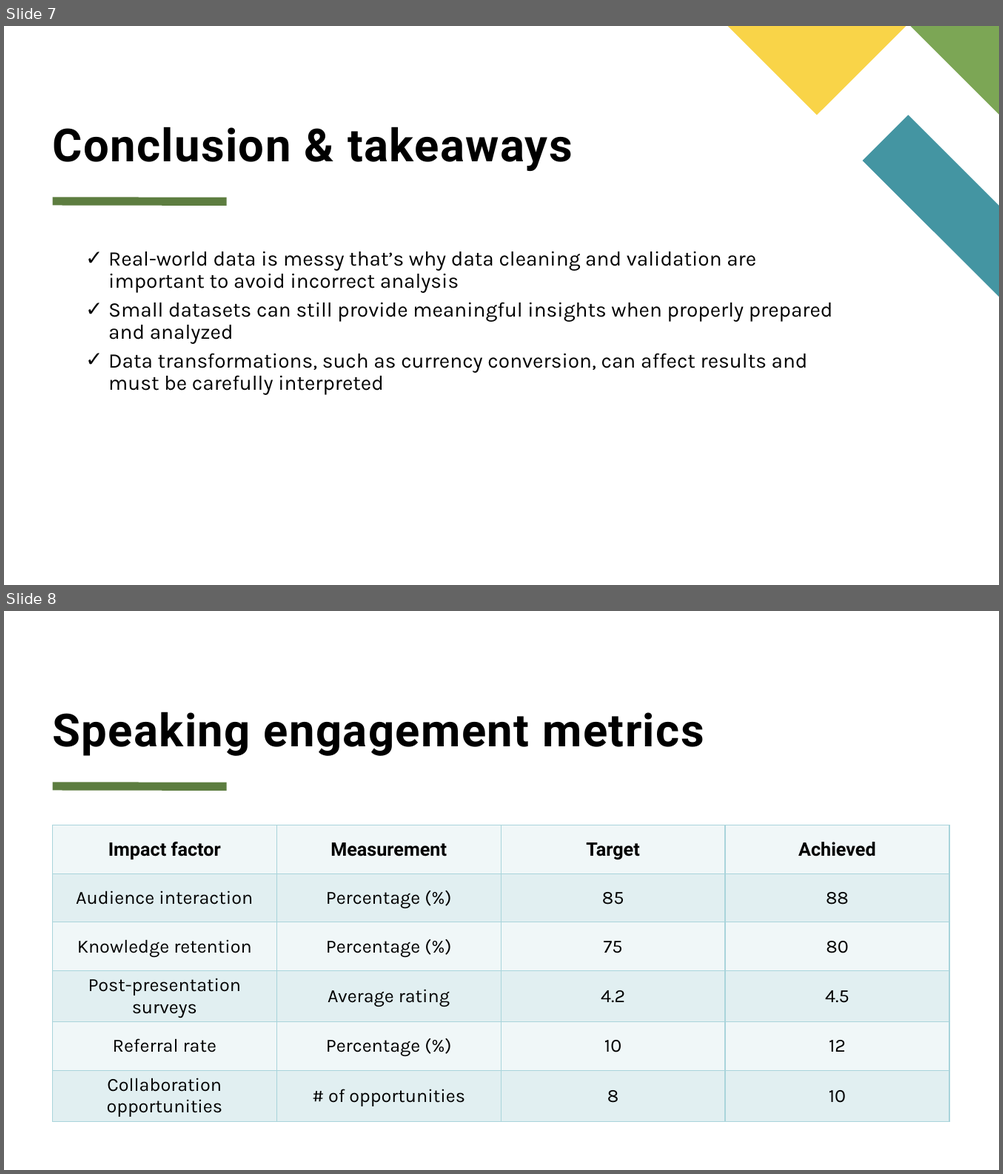
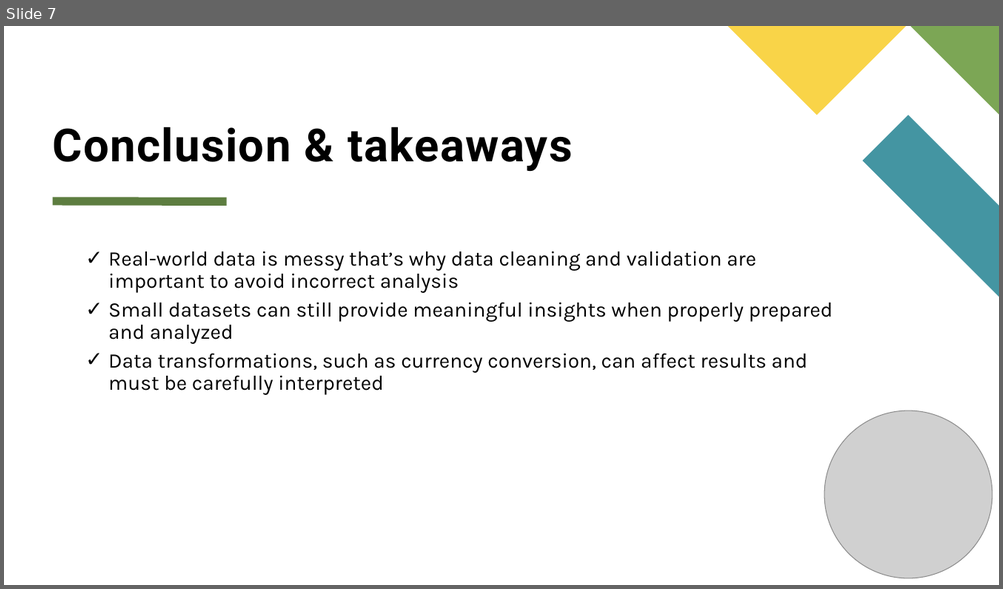
Before and after one commit to roxanneprajapati-ops/ms3803, a slide deck: Week3-A2/W2_A2_Presentation.pptx. Shown one above the other, each under a label of ours: slides 7 and 8 before the commit, slide 7 after it. The pictures are 1003x1174 and 1003x589 pixels, drawn with LibreOffice and Linux fonts; fonts in the diff are those of the drawing; grey boxes stand for pictures. Boxes give left, top, right and bottom in pixels: in the first picture for what was removed or moved away, otherwise in the second. Text is boxed around its words. In the diff, an @@ line names an element or a change of style, - is before the commit and + after.

```diff
--- a/Week3-A2/W2_A2_Presentation.pptx
+++ b/Week3-A2/W2_A2_Presentation.pptx
@@ slide 8 removed at (4, 611, 999, 1170), background #FFFFFF; not listed: 1 template element that a slide beside it also shows @@
@@ title removed at (53, 712, 704, 756) @@
-Speaking engagement metrics
@@ table removed at (53, 826, 948, 1121), 6 rows, 4 columns @@
-Impact factor | Measurement | Target | Achieved
-Audience interaction | Percentage (%) | 85 | 88
-Knowledge retention | Percentage (%) | 75 | 80
-Post-presentation surveys | Average rating | 4.2 | 4.5
-Referral rate | Percentage (%) | 10 | 12
-Collaboration opportunities | # of opportunities | 8 | 10
@@ slide 7 changed as well @@
@@ picture added at (824, 411, 992, 579) @@
```
Also in this commit, not shown: 7 other slides changed, 2 other files.
